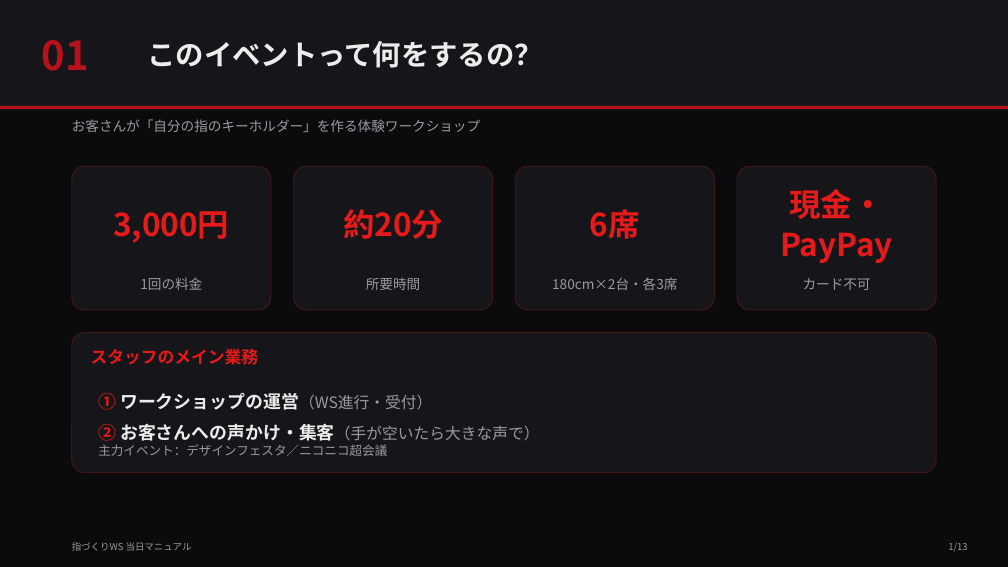
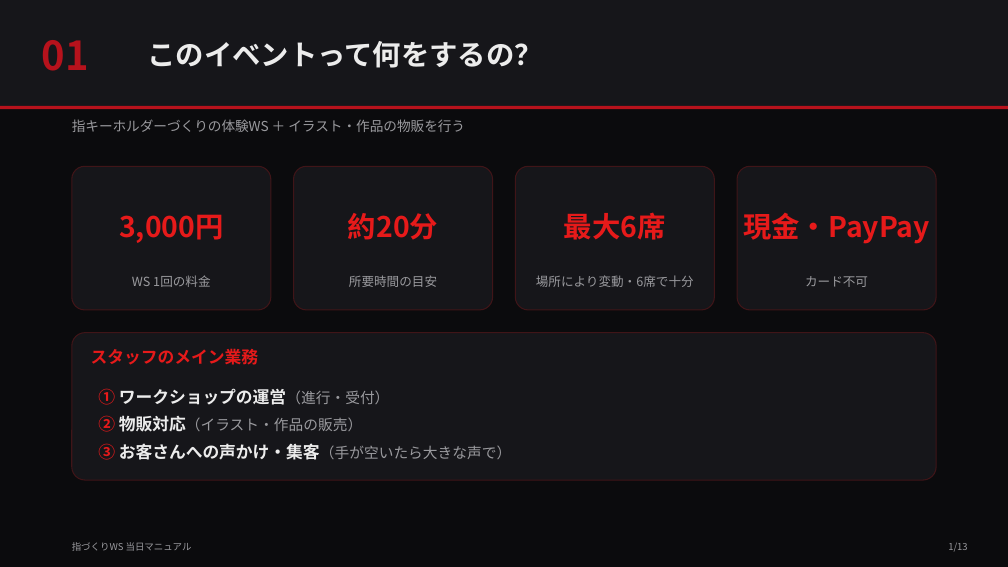
Before and after one commit to Hayato-Kurata/cc-company, a slide deck: slide 2 of 指づくりWS_当日マニュアル_ダーク.pptx. Drawn at 1008x567 pixels with LibreOffice and Linux fonts; fonts in the diff are those of the drawing. Boxes give left, top, right and bottom in pixels: in the first picture for what was removed or moved away, otherwise in the second. Text is boxed around its words. In the diff, an @@ line names an element or a change of style, - is before the commit and + after.

```diff
--- a/指づくりWS_当日マニュアル_ダーク.pptx
+++ b/指づくりWS_当日マニュアル_ダーク.pptx
@@ text at <box>72,119,465,132</box>: text changed @@
-お客さんが「自分の指のキーホルダー」を作る体験ワークショップ
+指キーホルダーづくりの体験WS ＋ イラスト・作品の物販を行う
@@ size 30 to 27 pt in 3 elements at <box>119,214,223,243</box>, <box>348,213,438,240</box>, <box>743,213,930,244</box> @@
@@ text at <box>564,212,666,240</box>: text changed; size 30 to 27 pt @@
-6席
+最大6席
@@ text "カード不可" at <box>805,276,868,287</box>: size 13 to 12 pt @@
@@ text at <box>132,275,210,287</box>: text changed; size 13 to 12 pt @@
-1回の料金
+WS 1回の料金
@@ text at <box>349,275,437,287</box>: text changed; size 13 to 12 pt @@
-所要時間
+所要時間の目安
@@ text at <box>536,275,694,287</box>: text changed; size 13 to 12 pt @@
-180cm×2台・各3席
+場所により変動・6席で十分
@@ rounded rectangle: place and size @@
-rounded rectangle at <box>72,333,936,473</box>
+rounded rectangle at <box>72,333,936,480</box>
@@ text at <box>98,388,511,460</box>: text changed; size 17 to 14 pt; text colour #ECECEC to #9A9A9E; bold off @@
-① ワークショップの運営（WS進行・受付）
-② お客さんへの声かけ・集客（手が空いたら大きな声で）
+① ワークショップの運営（進行・受付）
+② 物販対応（イラスト・作品の販売）
+③ お客さんへの声かけ・集客（手が空いたら大きな声で）
@@ text removed at <box>98,444,387,456</box> @@
-主力イベント：デザインフェスタ／ニコニコ超会議
```
Also in this commit, not shown: 2 other slides changed, 3 other files.
